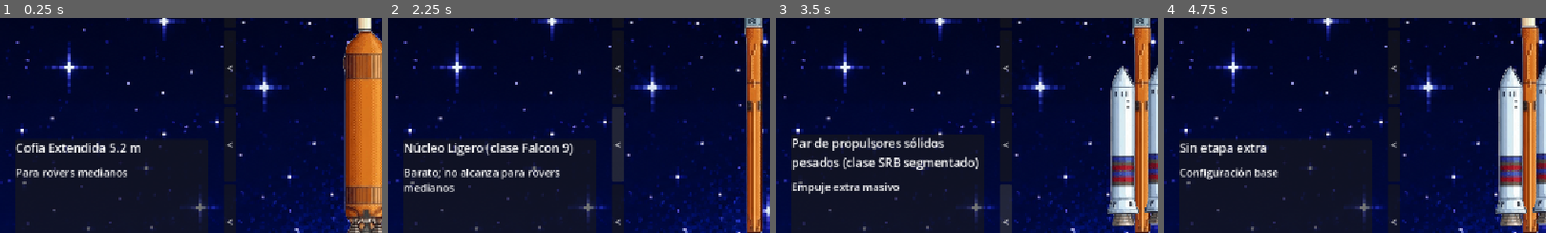
Above: before the commit, frames 1-4 (left to right).
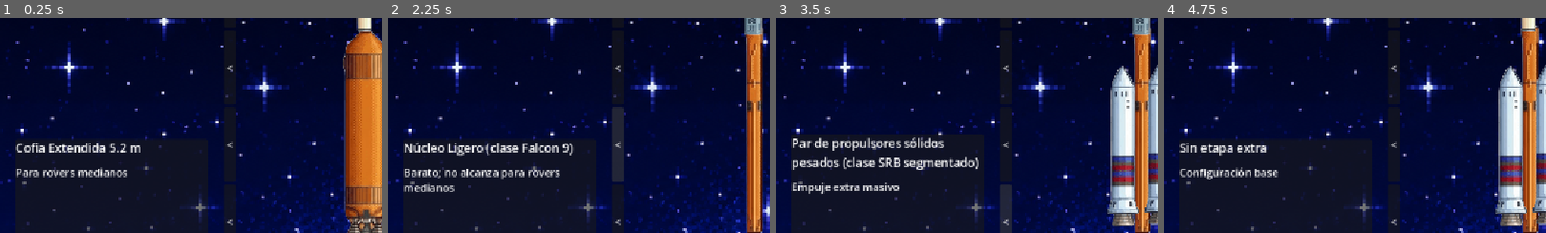
Above: after the commit, the same moments.

Repository: fernandaavila08/NASA2026
Game: Godot game, scene res://space_customizer/scenes/CustomizerBase.tscn
The game is run twice, just before and just after one commit, with the same random seed, the same clock (stepped at 60 frames per second) and the same inputs. This scene is started directly instead of the project's main scene.
Inputs:
- Up to frame 1 (0.25 s): no input
- Up to frame 2 (2.25 s): click "<" at 0.5 s; click "<" at 1.25 s; click "<" at 2 s
- Up to frame 3 (3.5 s): click "<" at 2.75 s
- Up to frame 4 (4.75 s): click ">" at 3.5 s; click ">" at 4.25 s
The pictures show only the part of the screen within x 3-53%, y 27-77%; the shares and areas given below are measured in that part.

The runs differ from the first frame. In frame 2, 0.2% of the frame differs, in the area x 93-98%, y 3-8%; in frame 3, 0.2%; in frame 4, less than 0.1%.

Commit message:
cohete
dssadads

Diff:
--- a/space/space_customizer/scenes/CustomizerUI.gd
+++ b/space/space_customizer/scenes/CustomizerUI.gd
@@ -2,12 +2,22 @@
 
 signal customizer_closed
 
-@export var slot_categories: Array[String] = [
+const ROCKET_CATEGORIES: Array[String] = [
 	"Payload_Fairing",
 	"Upper_Stage",
 	"Rocket_Core",
 	"Rocket_Boosters"
 ]
+
+const ROVER_CATEGORIES: Array[String] = [
+	"Rover_Template",
+	"Rover_Comms",
+	"Rover_Science",
+	"Rover_Extra"
+]
+
+@export var is_rover_mode: bool = false
+var slot_categories: Array[String] = ROCKET_CATEGORIES.duplicate()
 
 @onready var close_button: Button = $MarginContainer/MainLayout/LeftColumn/TopBar/CloseButton
 @onready var component_name_label: Label = $MarginContainer/MainLayout/LeftColumn/InfoPanel/InfoVBox/ComponentNameLabel
@@ -27,6 +37,7 @@
 	$MarginContainer/MainLayout/CenterColumn/RightArrows/NextBtn3
 ]
 
+@onready var preview_stack: Control = $MarginContainer/MainLayout/CenterColumn/PreviewStack
 @onready var part_textures: Array[TextureRect] = [
 	$MarginContainer/MainLayout/CenterColumn/PreviewStack/PartTexture0,
 	$MarginContainer/MainLayout/CenterColumn/PreviewStack/PartTexture1,
@@ -55,10 +66,35 @@
 	for i in range(4):
 		prev_buttons[i].pressed.connect(_on_arrow_pressed.bind(i, -1))
 		next_buttons[i].pressed.connect(_on_arrow_pressed.bind(i, 1))
+
+	set_mode(is_rover_mode)
+	_refresh_all_bars()
+
+
+func set_mode(rover: bool) -> void:
+	is_rover_mode = rover
+	slot_categories = ROVER_CATEGORIES.duplicate() if rover else ROCKET_CATEGORIES.duplicate()
+
+	if not is_node_ready():
+		return
+
+	# Ordena qué capa se dibuja al fondo y cuál al frente
+	if rover:
+		# Rover: Chasis (0) al fondo, luego Comms (1), Ciencia (2) y Extra (3) encima
+		preview_stack.move_child(part_textures[0], 0)
+		preview_stack.move_child(part_textures[1], 1)
+		preview_stack.move_child(part_textures[2], 2)
+		preview_stack.move_child(part_textures[3], 3)
+	else:
+		# Cohete: Núcleo (2) al fondo, Etapa Sup (1), Cofia (0) y Boosters (3) al frente
+		preview_stack.move_child(part_textures[2], 0)
+		preview_stack.move_child(part_textures[1], 1)
+		preview_stack.move_child(part_textures[0], 2)
+		preview_stack.move_child(part_textures[3], 3)
+
+	for i in range(4):
 		_update_slot_visual(i, false)
-
 	_update_slot_visual(0, true)
-	_refresh_all_bars()
 
 
 func _on_arrow_pressed(slot_idx: int, direction: int) -> void:
--- /dev/null
+++ b/space/space_customizer/scenes/RoverCustomizer.tscn
@@ -0,0 +1,6 @@
+[gd_scene format=3 uid="uid://iigg3sl8jga8"]
+
+[ext_resource type="PackedScene" uid="uid://bhg0gxhwkb8qu" path="res://space_customizer/scenes/CustomizerBase.tscn" id="1_dnsi6"]
+
+[node name="CustomizerBase" unique_id=1933018179 instance=ExtResource("1_dnsi6")]
+is_rover_mode = true
